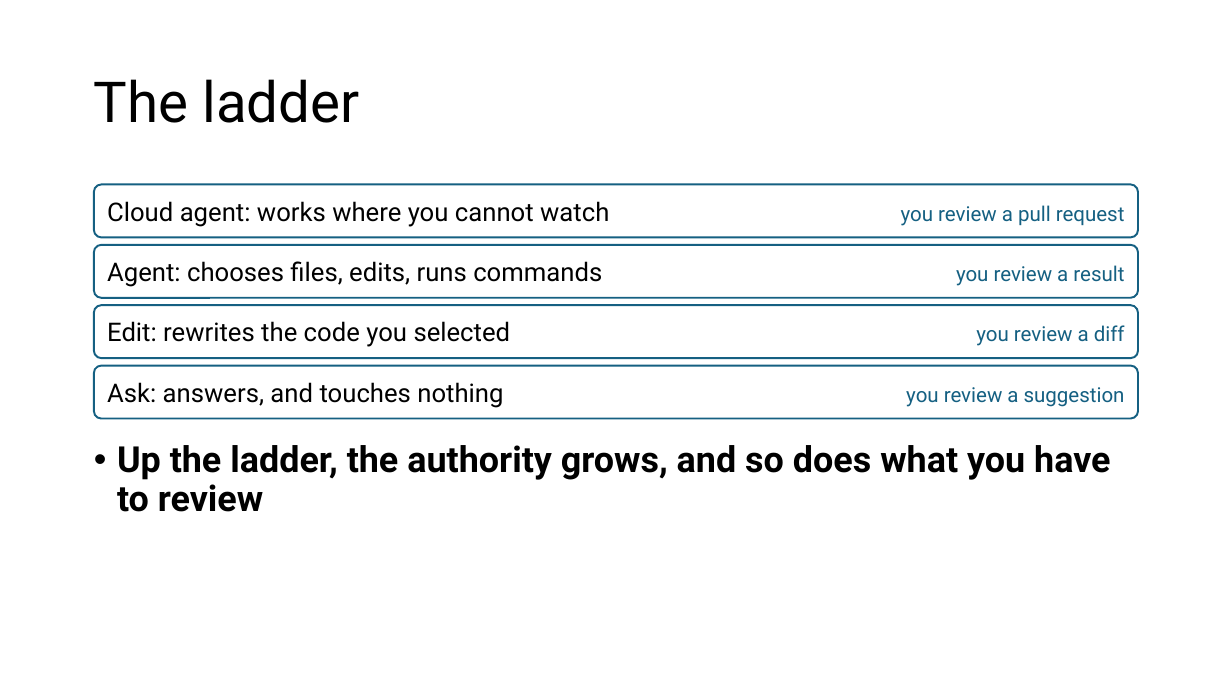
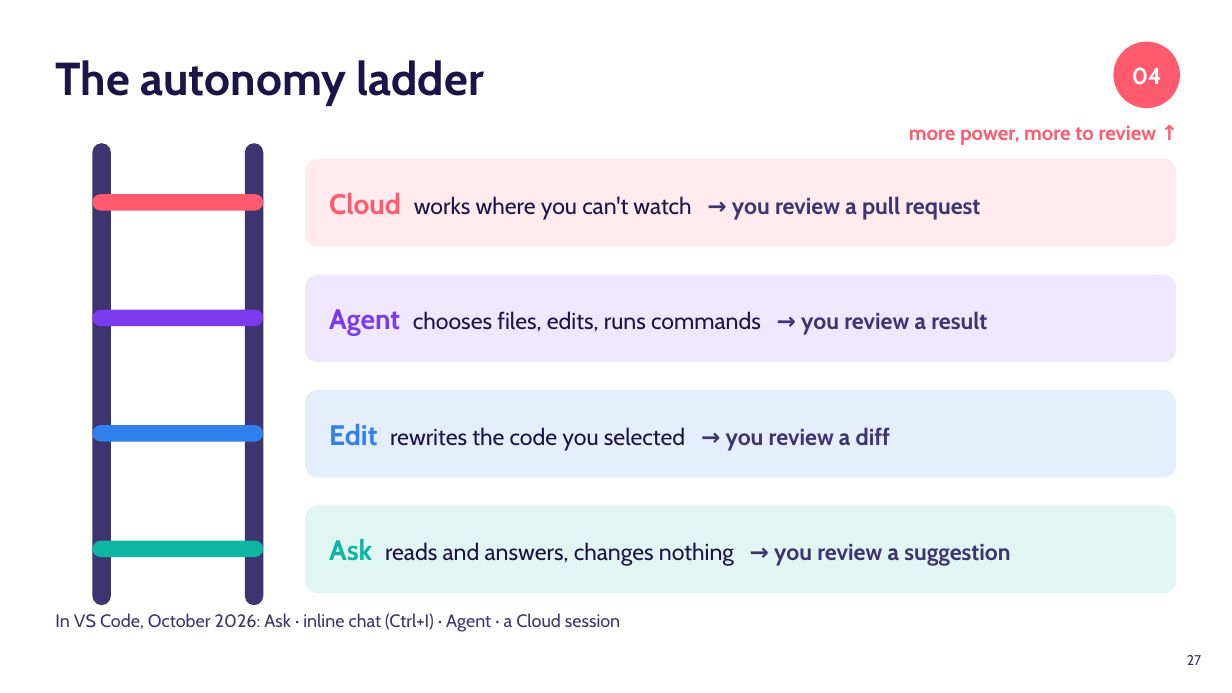
Before and after one commit to danielcregg/ai-assisted-programming, a slide deck: slide 27 of lectures-and-labs/week06/agents-lecture.pptx (slide 31 before the commit). Drawn at 1232x693 pixels with LibreOffice and Linux fonts; fonts in the diff are those of the drawing. Boxes give left, top, right and bottom in pixels: in the first picture for what was removed or moved away, otherwise in the second. Text is boxed around its words. In the diff, an @@ line names an element or a change of style, - is before the commit and + after.

```diff
--- a/lectures-and-labs/week06/agents-lecture.pptx
+++ b/lectures-and-labs/week06/agents-lecture.pptx
@@ ellipse added at (1114,42,1180,108), fill #FF5A6E, 18 pt, text #FFFFFF, bold @@
+04
@@ title at (55,60,484,106): text changed; size 44 to 36 pt; font Roboto to Cabin; text colour #000000 to #1B1446; bold on @@
-The ladder
+The autonomy ladder
@@ rounded rectangle added at (92,143,111,605), fill #3D3470 @@
@@ rounded rectangle added at (245,143,263,605), fill #3D3470 @@
@@ text added at (909,125,1157,145), 16 pt, text #FF5A6E, bold @@
+more power, more to review ↑
@@ rounded rectangle "Cloud works where you can't ...": place and size @@
-rounded rectangle "Cloud works where you can't ..." at (94,185,1139,238)
+rounded rectangle "Cloud works where you can't ..." at (305,159,1177,247)
@@ rounded rectangle "Cloud works where you can't ..." at (305,159,1177,247): fill #FFFFFF to #FF5A6E at 12% opacity; outline #156082 1.5 pt to none; proportions changed @@
@@ rounded rectangle added at (92,194,263,211), fill #FF5A6E @@
@@ text in rounded rectangle at (329,193,980,220): text changed; size 20 to 18 pt; font Roboto to Cabin; text colour #000000 to #1B1446; bold on @@
-Cloud agent: works where you cannot watch you review a pull request
+Cloud works where you can't watch → you review a pull request
@@ rounded rectangle "Agent chooses files, edits, runs ...": place and size @@
-rounded rectangle "Agent chooses files, edits, runs ..." at (94,245,1139,298)
+rounded rectangle "Agent chooses files, edits, runs ..." at (305,274,1177,362)
@@ rounded rectangle "Agent chooses files, edits, runs ..." at (305,274,1177,362): fill #FFFFFF to #7C3AED at 12% opacity; outline #156082 1.5 pt to none; proportions changed @@
@@ rounded rectangle added at (92,310,263,326), fill #7C3AED @@
@@ text in rounded rectangle at (329,309,987,335): text changed; size 20 to 18 pt; font Roboto to Cabin; text colour #000000 to #1B1446 @@
-Agent: chooses files, edits, runs commands you review a result
+Agent chooses files, edits, runs commands → you review a result
@@ rounded rectangle "Edit rewrites the code you ...": place and size @@
-rounded rectangle "Edit rewrites the code you ..." at (94,305,1139,358)
+rounded rectangle "Edit rewrites the code you ..." at (305,390,1177,478)
@@ rounded rectangle "Edit rewrites the code you ..." at (305,390,1177,478): fill #FFFFFF to #2F80ED at 12% opacity; outline #156082 1.5 pt to none; proportions changed @@
@@ rounded rectangle added at (92,425,263,442), fill #2F80ED @@
@@ text removed at (117,445,1110,512) @@
-• Up the ladder, the authority grows, and so does what you have to review
@@ text in rounded rectangle at (329,424,890,451): text changed; size 20 to 18 pt; font Roboto to Cabin; text colour #000000 to #1B1446 @@
-Edit: rewrites the code you selected you review a diff
+Edit rewrites the code you selected → you review a diff
@@ rounded rectangle "Ask reads and answers, changes ...": place and size @@
-rounded rectangle "Ask reads and answers, changes ..." at (94,366,1139,419)
+rounded rectangle "Ask reads and answers, changes ..." at (305,506,1177,593)
@@ rounded rectangle "Ask reads and answers, changes ..." at (305,506,1177,593): fill #FFFFFF to #0FB5A3 at 12% opacity; outline #156082 1.5 pt to none; proportions changed @@
@@ text in rounded rectangle at (329,539,1010,566): text changed; size 20 to 18 pt; font Roboto to Cabin; text colour #000000 to #1B1446 @@
-Ask: answers, and touches nothing you review a suggestion
+Ask reads and answers, changes nothing → you review a suggestion
@@ rounded rectangle added at (92,541,263,557), fill #0FB5A3 @@
@@ text added at (55,613,620,632), 14 pt, text #3D3470 @@
+In VS Code, October 2026: Ask · inline chat (Ctrl+I) · Agent · a Cloud session
@@ page number added at (1187,655,1201,665), 11 pt, text #3D3470 @@
+27
```
Also in this commit, not shown: 28 other slides changed, 10 slides added, 34 slides removed, 1 other file.
